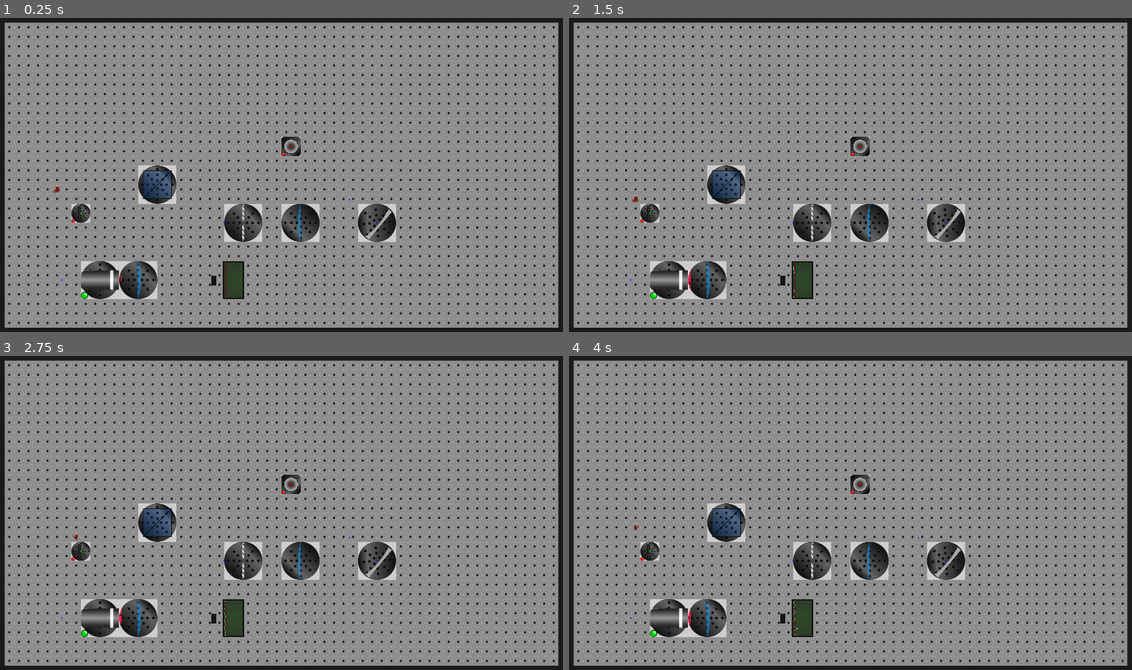
Above: before the commit, frames 1-4 (two rows, left to right).
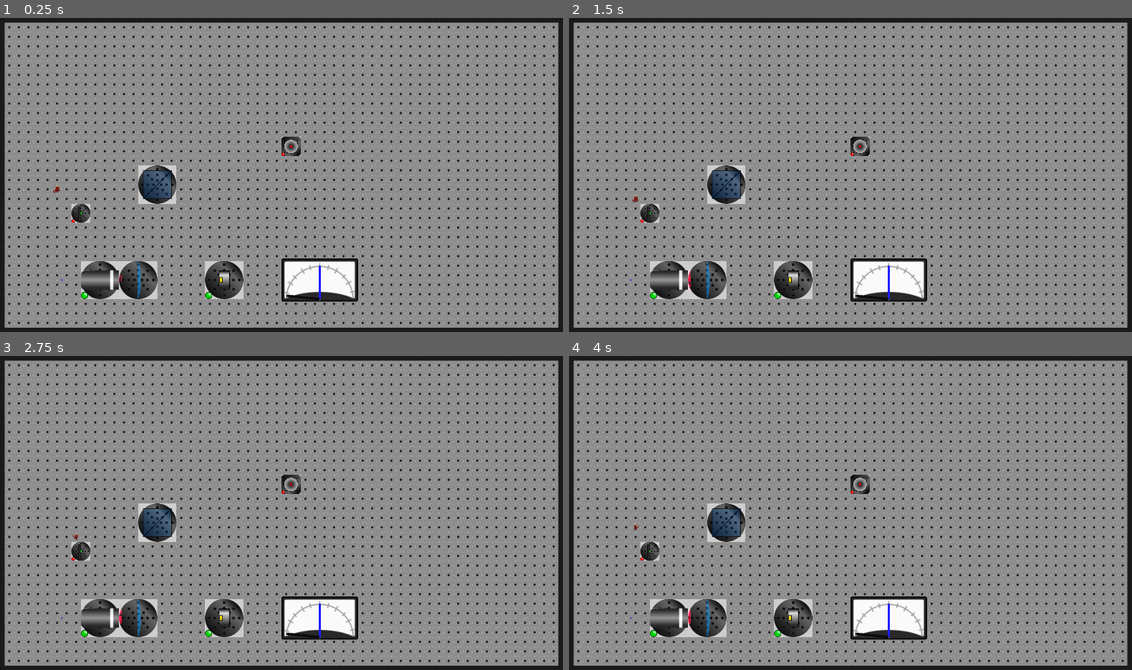
Above: after the commit, the same moments.

Repository: mbapplegate/maxwellDemon
Game: Godot game, scene res://worlds/test_world.tscn
Two runs of this game, one before a commit and one after it. Both use one fixed random seed, a clock stepped at 60 frames per second and the inputs below. The project has no main scene, so this scene is started directly.
Inputs:
- Up to frame 1 (0.25 s): no input
- Up to frame 2 (1.5 s): tap Enter at 0.5 s; hold Right (right) 0.53-1.28 s; hold Shift (pull) 0.53-1.28 s; tap Space (toggleEnergize) at 1.25 s; hold Down (down) from 1.28 s (still down); tap Q (rotateCCW) at 1.35 s
- Up to frame 3 (2.75 s): tap Enter at 2 s; release Down (down) at 2.03 s; hold Right (right) from 2.03 s (still down); hold E (rotateCW) from 2.03 s (still down)
- Up to frame 4 (4 s): tap Space (toggleEnergize) at 2.75, 2.85 s; release Right (right) at 2.78 s; release E (rotateCW) at 2.78 s; hold Up (up) 2.78-3.53 s; tap Enter at 3.5 s; hold Left (left) from 3.53 s (still down); hold Shift (pull) from 3.53 s (still down)

The runs differ from the first frame. In frame 1, 4.9% of the frame differs, in the area x 36-71%, y 57-91%; in frame 2, 4.9%; in frame 3, 4.9%; in frame 4, 4.9%.

Commit message:
Added point detector

Diff:
--- a/scenes/DetectorMeterAnalog/detector_meter.gd
+++ b/scenes/DetectorMeterAnalog/detector_meter.gd
@@ -22,6 +22,10 @@
 var currentEnergy = 0.0
 
 func _ready():
+	for child in get_children():
+		if child.name == "PointDetector":
+			child.photonDetected.connect(_packetDetected)
+
 	powerArray.resize(NUM_POINTS_TO_AVG)
 	powerArray.fill(0.0)
 	currLine.set_point_position(1,_getPointLocation(minPower))
@@ -33,6 +37,7 @@
 func _getPointLocation(currPower) -> Vector2:
 	var proportion = (currPower-minPower)/(maxPower-minPower)
 	var angle = proportion * (MAX_THETA-MIN_THETA) + MIN_THETA
+	angle = min(MAX_THETA,max(MIN_THETA,angle))
 	return LINE_ORIGIN+Vector2(LINE_LENGTH*cos(angle),LINE_LENGTH*sin(angle))
 
 func _getArrayAvg():
@@ -45,7 +50,7 @@
 	currentEnergy += energy
 
 func _on_timer_timeout():
-	currentEnergy = 5.75
+	print(currentEnergy)
 	powerArray[arrayIndex] = currentEnergy
 	arrayIndex += 1
 	if (arrayIndex == NUM_POINTS_TO_AVG):
--- a/scenes/DetectorMeterAnalog/detector_meter.tscn
+++ b/scenes/DetectorMeterAnalog/detector_meter.tscn
@@ -21,17 +21,17 @@
 
 [node name="goalLine" type="Line2D" parent="."]
 points = PackedVector2Array(0, 32, 56, 32)
-width = 2.0
+width = 4.0
 default_color = Color(0.117647, 0.117647, 1, 1)
 
 [node name="averagePowerLine" type="Line2D" parent="."]
 points = PackedVector2Array(0, 32, 0, -26)
-width = 2.0
+width = 4.0
 default_color = Color(1, 0.117647, 0.117647, 1)
 
 [node name="currentPowerLine" type="Line2D" parent="."]
 points = PackedVector2Array(0, 32, -56, 32)
-width = 2.0
+width = 4.0
 default_color = Color(0.0392157, 0.0392157, 0.0392157, 1)
 
 [node name="Timer" type="Timer" parent="."]
--- /dev/null
+++ b/scenes/DetectorPoint/pointDetector.svg
@@ -0,0 +1,182 @@
+<?xml version="1.0" encoding="UTF-8" standalone="no"?>
+<!-- Created with Inkscape (http://www.inkscape.org/) -->
+
+<svg
+   xmlns:dc="http://purl.org/dc/elements/1.1/"
+   xmlns:cc="http://creativecommons.org/ns#"
+   xmlns:rdf="http://www.w3.org/1999/02/22-rdf-syntax-ns#"
+   xmlns:svg="http://www.w3.org/2000/svg"
+   xmlns="http://www.w3.org/2000/svg"
+   xmlns:xlink="http://www.w3.org/1999/xlink"
+   xmlns:sodipodi="http://sodipodi.sourceforge.net/DTD/sodipodi-0.dtd"
+   xmlns:inkscape="http://www.inkscape.org/namespaces/inkscape"
+   width="128"
+   height="128"
+   viewBox="0 0 33.866666 33.866668"
+   version="1.1"
+   id="svg5310"
+   inkscape:version="0.92.0 r15299"
+   sodipodi:docname="pointDetector.svg"
+   inkscape:export-filename="C:\Users\matth\Documents\Godot\maxwellDemon\scenes\DetectorPoint\pointDetector.png"
+   inkscape:export-xdpi="95.93"
+   inkscape:export-ydpi="95.93">
+  <defs
+     id="defs5304">
+    <linearGradient
+       inkscape:collect="always"
+       id="linearGradient5885">
+      <stop
+         style="stop-color:#282828;stop-opacity:1"
+         offset="0"
+         id="stop5881" />
+      <stop
+         id="stop5889"
+         offset="0.77450383"
+         style="stop-color:#dcdcdc;stop-opacity:1" />
+      <stop
+         style="stop-color:#282828;stop-opacity:1"
+         offset="1"
+         id="stop5883" />
+    </linearGradient>
+    <linearGradient
+       inkscape:collect="always"
+       id="linearGradient5873">
+      <stop
+         style="stop-color:#faff00;stop-opacity:1"
+         offset="0"
+         id="stop5869" />
+      <stop
+         id="stop5877"
+         offset="0.30582047"
+         style="stop-color:#ffc900;stop-opacity:1" />
+      <stop
+         style="stop-color:#faff00;stop-opacity:1"
+         offset="1"
+         id="stop5871" />
+    </linearGradient>
+    <linearGradient
+       inkscape:collect="always"
+       xlink:href="#linearGradient5873"
+       id="linearGradient5875"
+       x1="16.023827"
+       y1="281.98013"
+       x2="17.642038"
+       y2="278.1886"
+       gradientUnits="userSpaceOnUse"
+       gradientTransform="translate(0.81028638)" />
+    <linearGradient
+       inkscape:collect="always"
+       xlink:href="#linearGradient5885"
+       id="linearGradient5887"
+       x1="22.229725"
+       y1="286.39774"
+       x2="22.187202"
+       y2="272.27087"
+       gradientUnits="userSpaceOnUse"
+       gradientTransform="matrix(0.94675924,0,0,0.97005194,0.83543126,8.3874397)" />
+  </defs>
+  <sodipodi:namedview
+     id="base"
+     pagecolor="#ffffff"
+     bordercolor="#666666"
+     borderopacity="1.0"
+     inkscape:pageopacity="0.0"
+     inkscape:pageshadow="2"
+     inkscape:zoom="11.2"
+     inkscape:cx="63.416101"
+     inkscape:cy="65.582652"
+     inkscape:document-units="px"
+     inkscape:current-layer="layer1"
+     showgrid="false"
+     units="px"
+     showguides="true"
+     inkscape:guide-bbox="true"
+     inkscape:snap-bbox="true"
+     inkscape:snap-bbox-midpoints="true"
+     inkscape:window-width="1920"
+     inkscape:window-height="1000"
+     inkscape:window-x="-11"
+     inkscape:window-y="35"
+     inkscape:window-maximized="1">
+    <sodipodi:guide
+       position="0,0"
+       orientation="0,128"
+       id="guide5855"
+       inkscape:locked="false" />
+    <sodipodi:guide
+       position="33.866667,0"
+       orientation="-128,0"
+       id="guide5857"
+       inkscape:locked="false" />
+    <sodipodi:guide
+       position="33.866667,33.866667"
+       orientation="0,-128"
+       id="guide5859"
+       inkscape:locked="false" />
+    <sodipodi:guide
+       position="0,33.866667"
+       orientation="128,0"
+       id="guide5861"
+       inkscape:locked="false" />
+    <sodipodi:guide
+       position="16.933333,16.933333"
+       orientation="0,1"
+       id="guide5863"
+       inkscape:locked="false"
+       inkscape:label=""
+       inkscape:color="rgb(0,0,255)" />
+    <sodipodi:guide
+       position="16.933333,16.933333"
+       orientation="1,0"
+       id="guide5865"
+       inkscape:locked="false"
+       inkscape:label=""
+       inkscape:color="rgb(0,0,255)" />
+    <sodipodi:guide
+       position="17.481399,19.111422"
+       orientation="0,1"
+       id="guide5892"
+       inkscape:locked="false" />
+    <sodipodi:guide
+       position="18.801942,14.816668"
+       orientation="0,1"
+       id="guide5894"
+       inkscape:locked="false" />
+    <sodipodi:guide
+       position="18.801942,19.050008"
+       orientation="1,0"
+       id="guide5896"
+       inkscape:locked="false" />
+  </sodipodi:namedview>
+  <metadata
+     id="metadata5307">
+    <rdf:RDF>
+      <cc:Work
+         rdf:about="">
+        <dc:format>image/svg+xml</dc:format>
+        <dc:type
+           rdf:resource="http://purl.org/dc/dcmitype/StillImage" />
+        <dc:title></dc:title>
+      </cc:Work>
+    </rdf:RDF>
+  </metadata>
+  <g
+     inkscape:label="Layer 1"
+     inkscape:groupmode="layer"
+     id="layer1"
+     transform="translate(0,-263.13332)">
+    <rect
+       style="fill:url(#linearGradient5875);fill-opacity:1;stroke:none;stroke-width:0.63327086;stroke-miterlimit:4;stroke-dasharray:none;stroke-dashoffset:0;stroke-opacity:1"
+       id="rect5867"
+       width="2.1166668"
+       height="4.2333336"
+       x="16.685276"
+       y="277.94998" />
+    <path
+       style="fill:url(#linearGradient5887);fill-opacity:1;stroke:#000000;stroke-width:0.50711888;stroke-miterlimit:4;stroke-dasharray:none;stroke-dashoffset:0;stroke-opacity:1"
+       d="m 15.8876,271.85355 h 9.017881 v 16.42621 H 15.8876 l 0,-6.09644 2.914343,0 0,-4.23334 -2.914343,-0.0614 z"
+       id="rect5879"
+       inkscape:connector-curvature="0"
+       sodipodi:nodetypes="ccccccccc" />
+  </g>
+</svg>
--- /dev/null
+++ b/scenes/DetectorPoint/point_detector.gd
@@ -0,0 +1,11 @@
+extends pushableObject
+
+signal photonDetected(energy)
+
+func _ready():
+	isEnergizeable = false
+
+func _ray_hit(photonObj:Object, _collPoint:Vector2, _collNormal:Vector2, collider:Object):
+	photonObj.rayDying = true
+	if collider.name == "activeArea":
+		photonDetected.emit(photonObj.energy)
--- /dev/null
+++ b/scenes/DetectorPoint/point_detector.tscn
@@ -0,0 +1,45 @@
+[gd_scene load_steps=8 format=3 uid="uid://bq36hxil0t1vi"]
+
+[ext_resource type="Texture2D" uid="uid://dnpiyf3kbpvoo" path="res://scenes/DetectorPoint/pointDetector.png" id="1_3scko"]
+[ext_resource type="Script" path="res://scenes/DetectorPoint/point_detector.gd" id="1_i8r5l"]
+[ext_resource type="PackedScene" uid="uid://beic3gevjusuj" path="res://scenes/PushableObject/pushable_object.tscn" id="1_oe5i4"]
+
+[sub_resource type="RectangleShape2D" id="RectangleShape2D_yaxwx"]
+size = Vector2(1.5, 14)
+
+[sub_resource type="RectangleShape2D" id="RectangleShape2D_y73ug"]
+size = Vector2(30, 3)
+
+[sub_resource type="RectangleShape2D" id="RectangleShape2D_plt18"]
+size = Vector2(32, 3)
+
+[sub_resource type="RectangleShape2D" id="RectangleShape2D_djivk"]
+size = Vector2(4.5, 64)
+
+[node name="PointDetector" instance=ExtResource("1_oe5i4")]
+position = Vector2(365, 101)
+script = ExtResource("1_i8r5l")
+
+[node name="detSprite" type="Sprite2D" parent="Stage" index="0"]
+z_index = 1
+texture = ExtResource("1_3scko")
+
+[node name="activeArea" type="Area2D" parent="Stage/detSprite" index="0"]
+
+[node name="activeShape" type="CollisionShape2D" parent="Stage/detSprite/activeArea" index="0"]
+position = Vector2(-8.25, 0)
+shape = SubResource("RectangleShape2D_yaxwx")
+
+[node name="inactiveArea" type="Area2D" parent="Stage/detSprite" index="1"]
+
+[node name="inactiveShape1" type="CollisionShape2D" parent="Stage/detSprite/inactiveArea" index="0"]
+position = Vector2(0, -28)
+shape = SubResource("RectangleShape2D_y73ug")
+
+[node name="inactiveShape2" type="CollisionShape2D" parent="Stage/detSprite/inactiveArea" index="1"]
+position = Vector2(0, 28)
+shape = SubResource("RectangleShape2D_plt18")
+
+[node name="inactiveShape3" type="CollisionShape2D" parent="Stage/detSprite/inactiveArea" index="2"]
+position = Vector2(2.75, 0)
+shape = SubResource("RectangleShape2D_djivk")
--- a/scenes/LightPacket/light_packet.gd
+++ b/scenes/LightPacket/light_packet.gd
@@ -100,11 +100,12 @@
 				disconnect("hitSomething",collHandler._ray_hit)
 				var distFrontTraveled = currentPointFront.distance_to(to_local(ray.get_collision_point()))
 				nextPointBack = currentPointBack+startDirToNextPointBack*distFrontTraveled
+				nextPointFront = to_local(ray.get_collision_point())
 				endDirToNextPointBack = nextPointBack.direction_to(line.get_point_position(1))
 				if not endDirToNextPointBack.is_equal_approx(startDirToNextPointBack):
 					nextPointBack = line.get_point_position(1)
 				#Advance the first point to the collision point and the back point to the next point
-				_update_line_position(delta,to_local(ray.get_collision_point()),nextPointBack)
+				_update_line_position(delta,nextPointFront,nextPointBack)
 			#We've collided with the same thing as before, so ignore the collision
 			else:
 				_update_line_position(delta,nextPointFront,nextPointBack)
--- a/worlds/test_world.tscn
+++ b/worlds/test_world.tscn
@@ -9,10 +9,8 @@
 [ext_resource type="PackedScene" uid="uid://2ai0r6raovox" path="res://scenes/LaserSource/laser_source.tscn" id="8_a3hu6"]
 [ext_resource type="PackedScene" uid="uid://b6navnb20xork" path="res://scenes/Lens_PlanoConvex/lens_plano_convex.tscn" id="8_t0pox"]
 [ext_resource type="PackedScene" uid="uid://c3mpywrtffsf3" path="res://scenes/LEDSource/led_source.tscn" id="9_amk6m"]
-[ext_resource type="PackedScene" uid="uid://catkndynfd4s5" path="res://scenes/ParabolicMirror/parabolic_mirror.tscn" id="9_fpswf"]
-[ext_resource type="PackedScene" uid="uid://b18q2fk6kxyef" path="res://scenes/Iris/iris.tscn" id="9_l7d0q"]
-[ext_resource type="PackedScene" uid="uid://bn6aixjawlc7b" path="res://scenes/DetectorScreen/detector_screen.tscn" id="12_2cdtv"]
-[ext_resource type="PackedScene" uid="uid://bg4msg2fafg6d" path="res://scenes/DetectorElement/detector_element.tscn" id="13_8rq10"]
+[ext_resource type="PackedScene" uid="uid://dn3852bgxqccu" path="res://scenes/DetectorMeterAnalog/detector_meter.tscn" id="12_6rhjo"]
+[ext_resource type="PackedScene" uid="uid://bq36hxil0t1vi" path="res://scenes/DetectorPoint/point_detector.tscn" id="13_8apwg"]
 
 [sub_resource type="TileSetAtlasSource" id="TileSetAtlasSource_3e3qs"]
 resource_name = "Table"
@@ -71,32 +69,19 @@
 rayColor = Vector3(1, 0, 0.1)
 isEnergized = true
 
-[node name="parabolicMirror" parent="." instance=ExtResource("9_fpswf")]
-position = Vector2(1280, 704)
-initialAngle = 220.0
-isEnergizeable = false
-
-[node name="Iris" parent="." instance=ExtResource("9_l7d0q")]
-position = Vector2(832, 704)
-aperture_width = 12
-isEnergized = true
-
-[node name="LensPlanoConvex2" parent="." instance=ExtResource("8_t0pox")]
-position = Vector2(1024, 704)
-LENS_HEIGHT = 120
-initialAngle = 180.0
-isEnergizeable = false
-
 [node name="LEDSource" parent="." instance=ExtResource("9_amk6m")]
 position = Vector2(287, 664)
 scale = Vector2(0.5, 0.5)
 numRaysPerTimeout = 1
 isEnergized = false
 
-[node name="detectorScreen" parent="." instance=ExtResource("12_2cdtv")]
-position = Vector2(800, 896)
+[node name="DetectorMeter" parent="." instance=ExtResource("12_6rhjo")]
+position = Vector2(1088, 896)
+scale = Vector2(2, 2)
+maxPower = 20.0
+goalPower = 10
+integrationTime = 0.25
 
-[node name="DetectorElement" parent="detectorScreen" instance=ExtResource("13_8rq10")]
-position = Vector2(-66.5092, 2.35608)
-absorbs = true
-detectorHeight = 32
+[node name="PointDetector" parent="DetectorMeter" instance=ExtResource("13_8apwg")]
+position = Vector2(-160, 0)
+scale = Vector2(0.5, 0.5)
Binary file added: scenes/DetectorPoint/pointDetector.png
Not shown, added: scenes/DetectorPoint/pointDetector.png.import
Not shown, added: scenes/DetectorPoint/pointDetector.svg.import
Not shown: 1 places in worlds/test_world.tscn that only renumber resources
